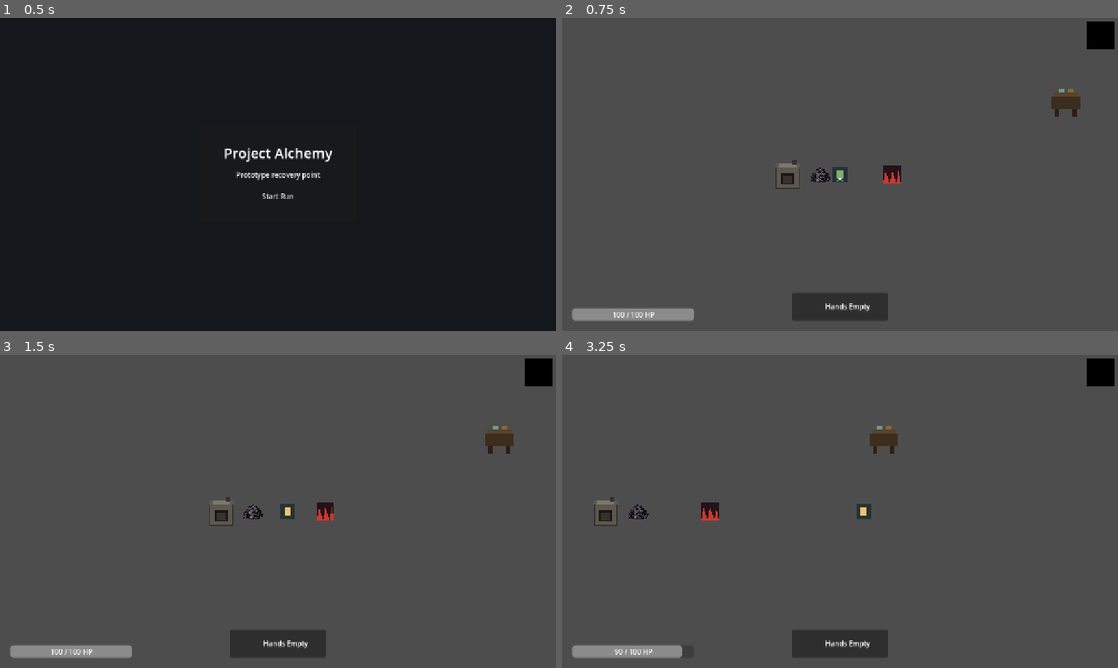
Above: before the commit, frames 1-4 (two rows, left to right).
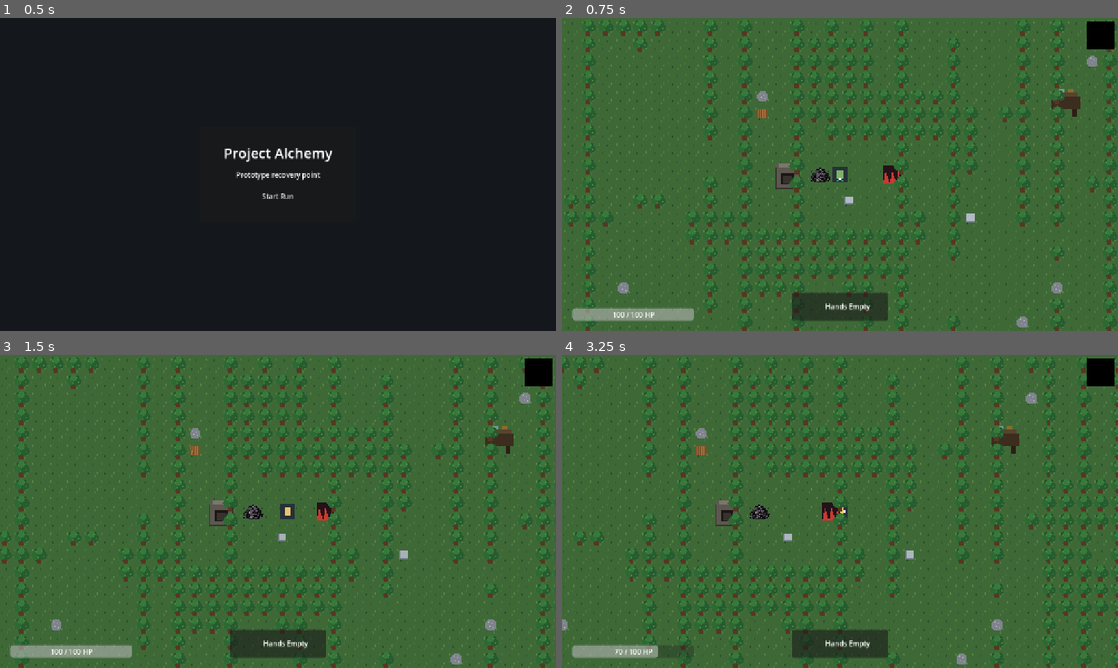
Above: after the commit, the same moments.

Repository: Maddiplomat/Project-alchemy
Game: Godot game, scene res://scenes/MainMenu.tscn
Two runs of this game, one before a commit and one after it. Both use one fixed random seed, a clock stepped at 60 frames per second and the inputs below.
Inputs (mouse positions are in pixels of both pictures, inside the frame that each line leads up to):
- Up to frame 1 (0.5 s): no input
- Up to frame 2 (0.75 s): click "Start Run" at 0.5 s
- Up to frame 3 (1.5 s): tap Enter at 1.25 s; move the mouse to (400, 495) at 1.27 s; hold D (move_right) from 1.28 s (still down); hold E (interact) from 1.28 s (still down); click (400, 495) at 1.42 s
- Up to frame 4 (3.25 s): release D (move_right) at 2 s; release E (interact) at 2 s; drag from (728, 527) to (967, 442) at 2.02 s; move the mouse to (895, 442) at 2.77 s; hold D (move_right) from 2.78 s (still down); hold Shift (sprint) from 2.78 s (still down)

Frame 1 is identical in both runs. In frame 2, 96% of the frame differs, in the area x 0-100%, y 0-100%; in frame 3, 96%; in frame 4, 97%.
Error before the commit: Parse Error: Cannot infer the type of "coords" variable because the value doesn't have a set type. (res://scripts/WorldGen.gd:166)

Commit message:
Fix: explicit Vector2i type annotation on coords in fallback pickup loop

Diff:
--- a/scripts/WorldGen.gd
+++ b/scripts/WorldGen.gd
@@ -163,7 +163,7 @@
 	if pickup_scene == null:
 		return
 	for i in range(mini(count, shuffled.size())):
-		var coords := shuffled[i]
+		var coords: Vector2i = shuffled[i]
 		var pickup := pickup_scene.instantiate()
 		pickup.name = "water_%d_%d" % [coords.x, coords.y]
 		pickup.set(&"element_id", &"water")
